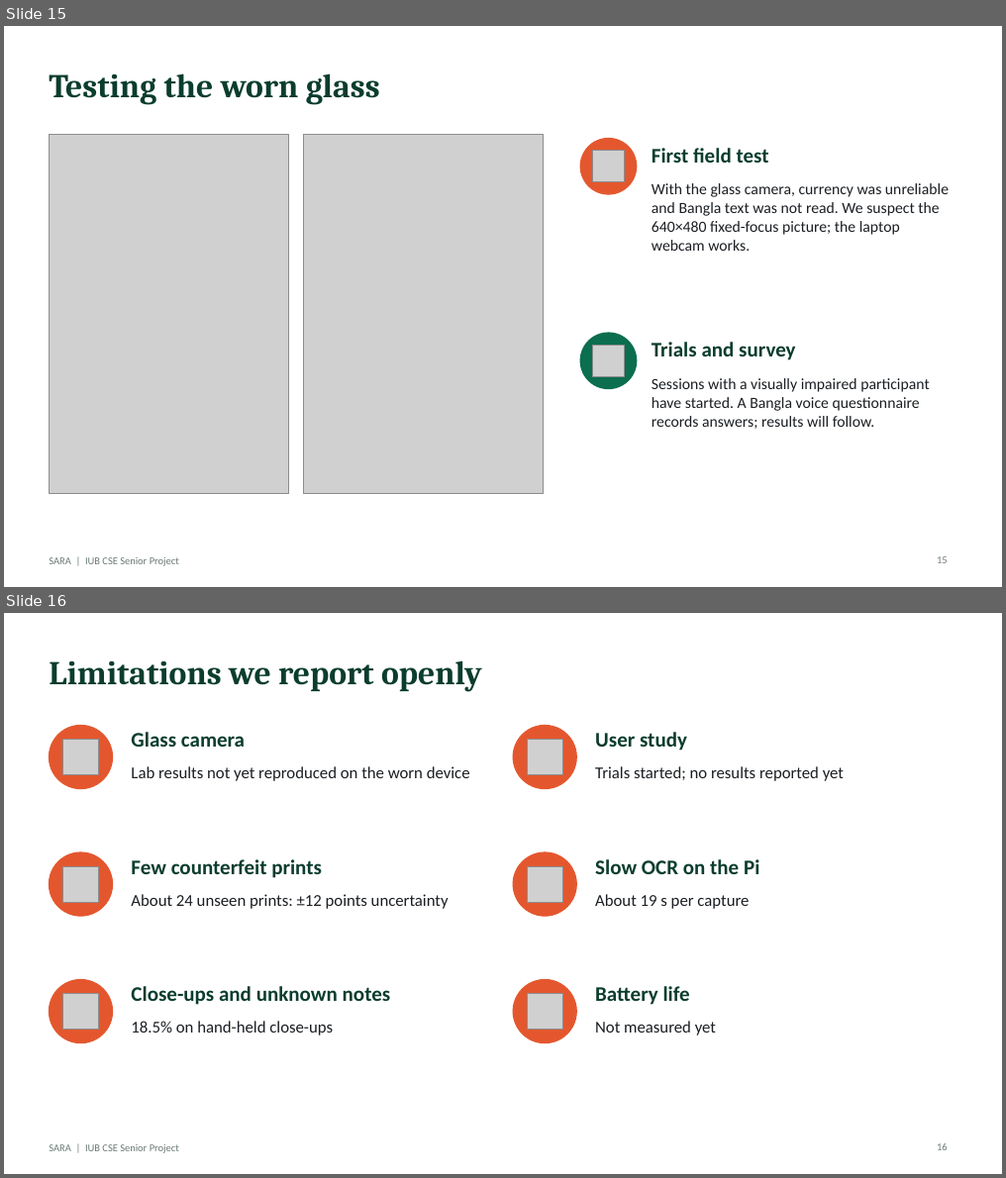
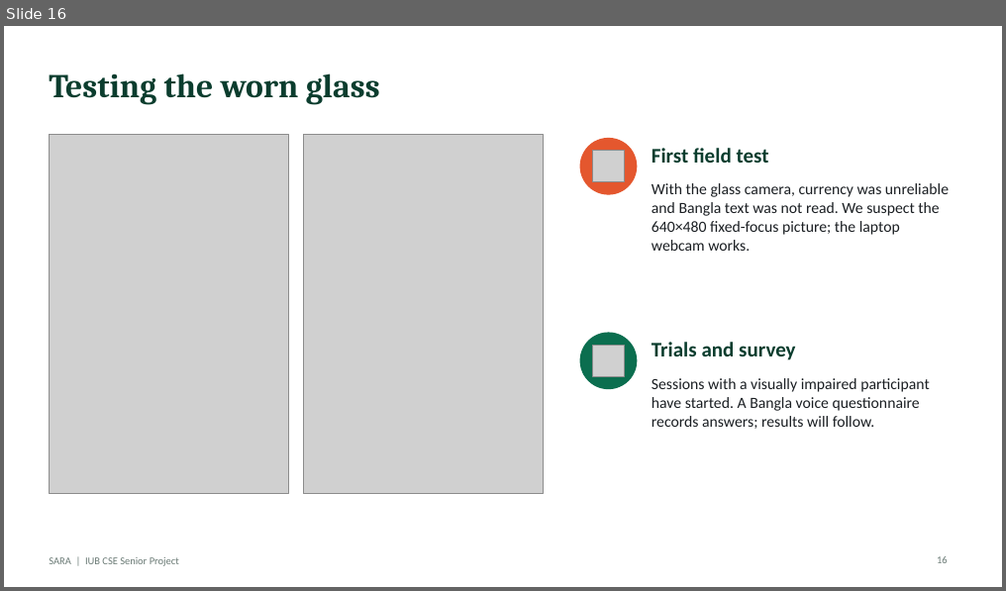
Before and after one commit to aflam330/Senior_project_wearable_glass_for_blind_people_using_ocr_and_ylo, a slide deck: Thesis Report and paper/thesis report/slides/SARA_Presentation.pptx. Shown one above the other, each under a label of ours: slides 15 and 16 before the commit, slide 16 after it. The pictures are 1006x1178 and 1006x591 pixels, drawn with LibreOffice and Linux fonts; fonts in the diff are those of the drawing; grey boxes stand for pictures. Boxes give left, top, right and bottom in pixels: in the first picture for what was removed or moved away, otherwise in the second. Text is boxed around its words. In the diff, an @@ line names an element or a change of style, - is before the commit and + after.

```diff
--- a/Thesis Report and paper/thesis report/slides/SARA_Presentation.pptx
+++ b/Thesis Report and paper/thesis report/slides/SARA_Presentation.pptx
@@ slide 16 removed at bbox=[4, 613, 1002, 1174], background #FFFFFF; not listed: 1 template element that a slide beside it also shows @@
@@ title removed at bbox=[49, 661, 482, 692] @@
-Limitations we report openly
@@ ellipse removed at bbox=[49, 725, 113, 789] @@
@@ ellipse removed at bbox=[513, 725, 576, 789] @@
@@ picture removed at bbox=[63, 740, 99, 775] @@
@@ text removed at bbox=[131, 732, 245, 747] @@
-Glass camera
@@ picture removed at bbox=[528, 740, 563, 775] @@
@@ text removed at bbox=[595, 732, 687, 751] @@
-User study
@@ text removed at bbox=[131, 766, 470, 781] @@
-Lab results not yet reproduced on the worn device
@@ text removed at bbox=[595, 766, 844, 781] @@
-Trials started; no results reported yet
@@ ellipse removed at bbox=[49, 853, 113, 916] @@
@@ picture removed at bbox=[63, 866, 99, 903] @@
@@ text removed at bbox=[131, 860, 322, 878] @@
-Few counterfeit prints
@@ ellipse removed at bbox=[513, 853, 576, 916] @@
@@ picture removed at bbox=[528, 866, 563, 903] @@
@@ text removed at bbox=[595, 860, 759, 874] @@
-Slow OCR on the Pi
@@ text removed at bbox=[131, 894, 449, 909] @@
-About 24 unseen prints: ±12 points uncertainty
@@ text removed at bbox=[595, 894, 748, 909] @@
-About 19 s per capture
@@ ellipse removed at bbox=[49, 980, 113, 1044] @@
@@ picture removed at bbox=[63, 994, 99, 1030] @@
@@ text removed at bbox=[131, 986, 391, 1005] @@
-Close-ups and unknown notes
@@ ellipse removed at bbox=[513, 980, 576, 1044] @@
@@ picture removed at bbox=[528, 994, 563, 1030] @@
@@ text removed at bbox=[595, 986, 690, 1005] @@
-Battery life
@@ text removed at bbox=[131, 1021, 333, 1036] @@
-18.5% on hand-held close-ups
@@ text removed at bbox=[595, 1021, 716, 1036] @@
-Not measured yet
@@ page number removed at bbox=[937, 1144, 947, 1151] @@
-16
@@ what was slide 15 is now slide 16 @@
```
Also in this commit, not shown: 6 slides changed, 1 slide added, 12 other files.
